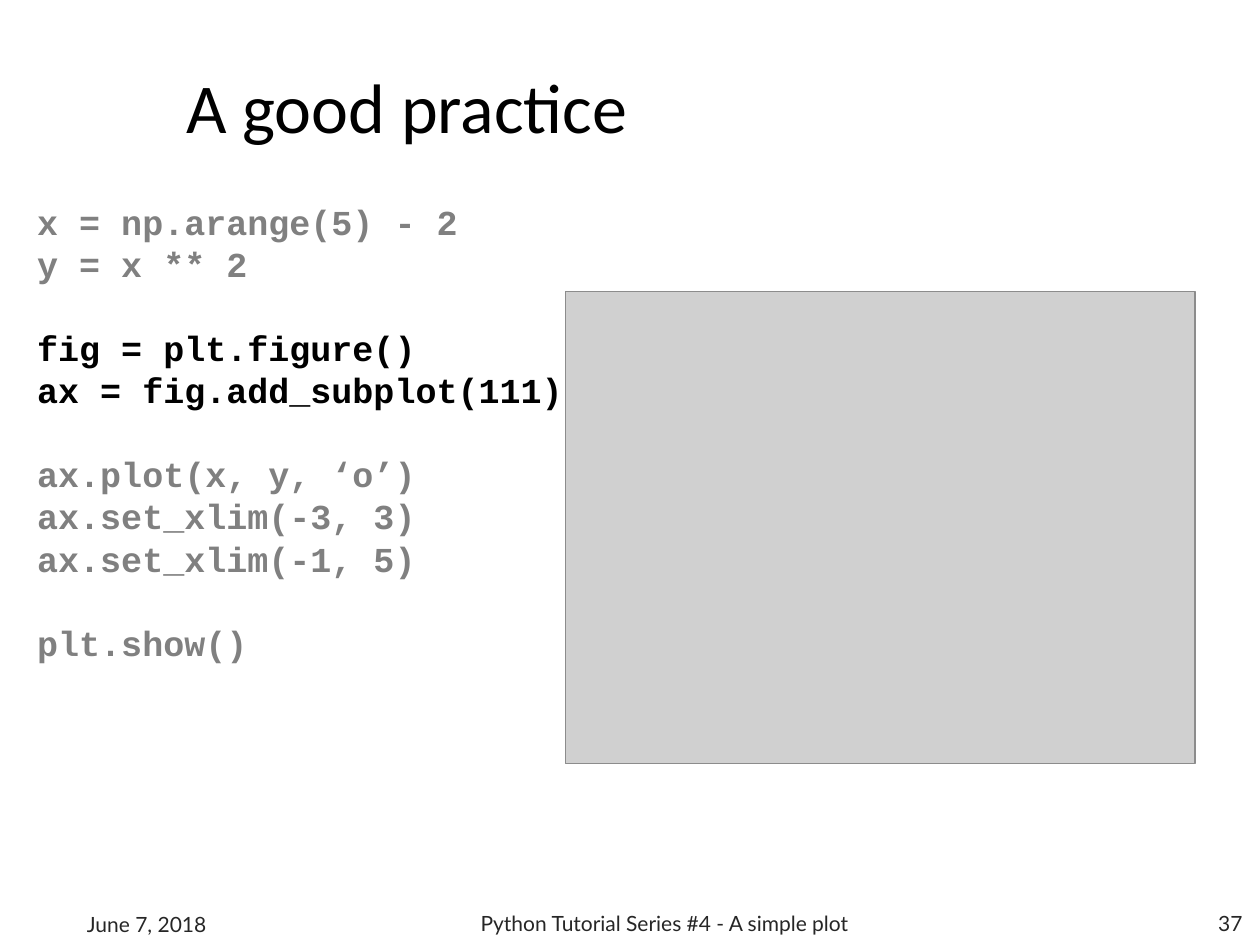
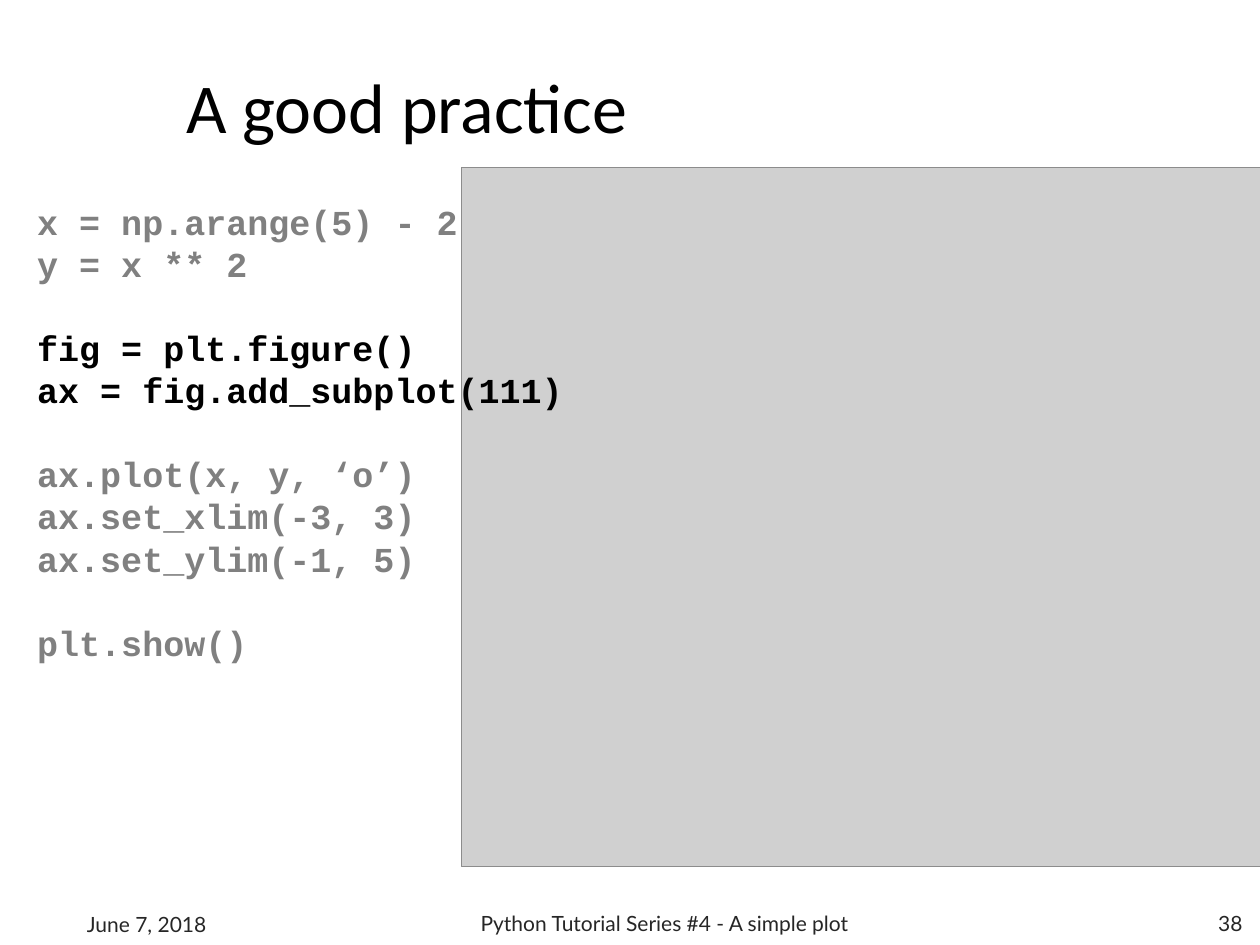
Before and after one commit to b1quint/Python-Tutorial-Series, a slide deck: slide 38 of Presentations/Python Tutorial Series 4 - A simple plot.pptx (slide 37 before the commit). Drawn at 1260x945 pixels with LibreOffice and Linux fonts; fonts in the diff are those of the drawing; grey boxes stand for pictures; background and template pictures are left out. Boxes give left, top, right and bottom in pixels: in the first picture for what was removed or moved away, otherwise in the second. Text is boxed around its words. In the diff, an @@ line names an element or a change of style, - is before the commit and + after.

```diff
--- a/Presentations/Python Tutorial Series 4 - A simple plot.pptx
+++ b/Presentations/Python Tutorial Series 4 - A simple plot.pptx
@@ picture: place and size @@
-picture at [566,291,1196,764]
+picture at [461,168,1260,867]
@@ text at [37,547,415,579]: text changed @@
-ax.set_xlim(-1, 5)
+ax.set_ylim(-1, 5)
@@ page number at [1218,916,1242,931]: text changed @@
-37
+38
```
Also in this commit, not shown: 25 other slides changed, 8 slides added, 12 other files.
